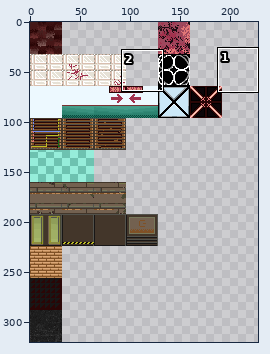
Sprite sheet -- Assets/Tiles/32 textures.png. The first picture is a wide view before the edit; the outline marks the close-up.
Close-up. As it was:
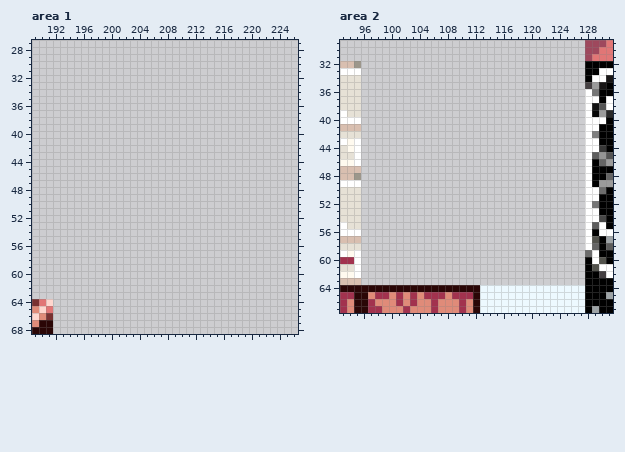
The file is 320x320 pixels. Colours within 5 levels of each other are drawn and written as one. Shown: area 1: x 189..226, y 27..68; area 2: x 93..131, y 29..67. The wide view leaves out empty margins. The commit also changed other parts of the picture, which this record leaves out.
Now the later version:
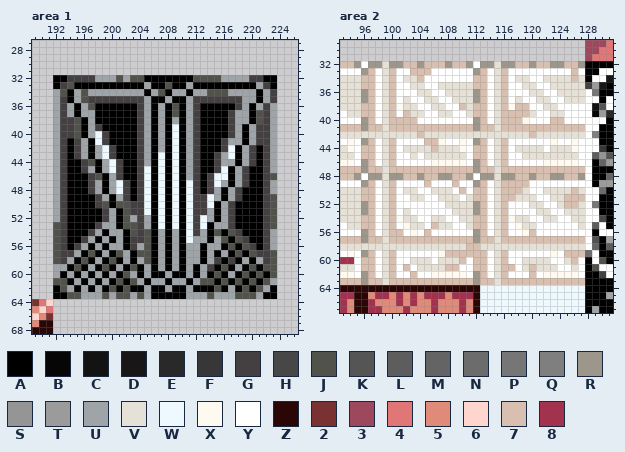
Palette (. is transparent): A #000000  B #060606  C #111111fc  D #181616  E #292929  F #373737  G #443f41  H #474747  J #52524c  K #555555  L #5d5d5d  M #646464  N #6c6c6c  P #767676  Q #7f7f7f  R #9d978b  S #959595  T #9b9b9b  U #9ea4a7  V #e6e1d6  W #edf9ff  X #fffaef  Y #ffffff  Z #2a0606  2 #793131  3 #9e485d  4 #e17676  5 #e08b79  6 #ffd6ce  7 #d9bfb0  8 #a2324e
The edit:
Changed rows in their new state; - is an unchanged pixel.
Area 1:
first column x 192:
32 AAGGGGUUUJUJJAAAAAAAJJJJUUUUGGAA
33 AGJAAAAAAAAAAUAAJAAUAAAAAAAAAUGA
34 UJAUJUUUUUUUUAUJAUUAUUJJJUUUUAUG
35 UGAUJGGGGGGGGUAAUAAUGGGGGGGUUAUG
36 UGUAUJAAAAAAGUAUAJAUGAAAAAGUAUGU
37 UGUAUUAAAAAAGUAUAJAUGAAAAGUUAJGU
38 UGGJAUAAAAAAGUAUAUAUGAAAAGUUAJGU
39 UGGJAUGAAAAAGUAUAWAUGAAAAGUAUGGU
40 UGGJAUWGAAAAGUAUAWAUGAAAAGUAUGGU
41 UGAGUAWGAAAAGUAUAWAUGAAAGUUAUGGU
42 UGAGUAUWGAAAGUAUAWAUGAAAGWAUGAGU
43 UGAGUAUWGAAAGUAWAWAUGAAGUWAUGAGU
44 UGAAGJAUWGAAGUAWAWAUGAAGUUAUGAGU
45 UGAAGUAUWGAAGWAWAWAUGAAGWAUGAAGU
46 UGAAAGJAUGAAGWAWAWAUGAGWWAUGAAGJ
47 UGAAAGUAUWGAGWAWAWAWGAGWUAUGAAGU
48 UGAAAGUAUWGAGWAWAWAWGAGUAUGAAAGU
49 UGAAAAGUAUGAGWAWAWAWGGWUAUGAAAGJ
50 UGAAAAGJAJJGGWAWAWAWGGWAUGAAAAGJ
51 UGAAAAAGUAJGGWAWAWAWGGUAUGAAAAGJ
52 UGAAAAAGUAJUGUAWAWAWGWUAUGAAAAGJ
53 JGAAAAGUUAJJGUAWAWAWGWAUUGAAAAGJ
54 JGAAAGUAUUAJGJAUAUAWGUAJAJGAAAGU
55 JGAAGUAUAUAGGJAUAUAWUUAUJAJGAAGU
56 JGAGUAUAUUAGUJAUAUAUUAUUAJAJGAGU
57 JGGUAJAUAJUAJJAUAUAUUAUAUAJAJGGJ
58 JGUAJAUAJAUAUJAUAUAUUAUGAGAUAUGJ
59 UUAJAUAJAUAJAUAUAUAUAUGAJAUAJAJJ
60 UAUAUAUAUAJUAUAAUAAUAUAJAUAJAJAJ
61 JJAUAUAUAJAJUAUUAUUAUJJAJAJAJAJU
62 AJUAUAUAJAJAAUAAUAAUAAAJAUAJAJUA
63 AAJJUUUJUJJUJUAAAAAUUUJUUUJJJUAA
Area 2:
first column x 96:
32 YRRVRR77R777R77RYRRVRR77R77RR77R
33 R7YV7YY777YYYYYYR7YV7YYYYYYYYY7Y
34 77YV7YVV7YYYYYYY77YV7YVVYYVVVV7V
35 77YV7YYVVYYVVVVV77YV7YYVVYYVVVVV
36 R7YV7YYYVVYYVVVVR7YV7YYYVVYYVVVV
37 R7YV7YVYYVVYYVVVR7YV7YVYYVVYYVVV
38 77YV7XVVYYVVYY7V77YV7X77YYVVYYYY
39 77YV7Y7VVYYVVYYV77YV7777VYYVVYYY
40 R7YV7777YYYYYYYYR7YV777XYYY77YYY
41 R77V777777777777R77V777777777777
42 VVVVVVVV7VVVVVVVVVVVVVVV7VVVVVVV
43 R7YV7YYYY77XYYXYR7YV7YYYYYYXYYXY
44 77YV7YVVVV7VVVXY77YV7YVVVVYVVVXY
45 77YV7YYVYVVVVVVY77YV7YYVVVVVVVVY
46 R7YV7YYYYYXXXXXYR7YV7YYYYYXXXXXY
47 R77V777777777777R77V777777777777
48 YRRVRR77R77RR77RYRRVRR77R77RR77R
49 R7YV7YYYY7YYY7YYR7YV7777YYYYYYYY
50 77YV7YVVYYVVVY7Y77YV777VYYVVVV7V
51 77YV7YYVVYYVVVYV77YV77VVVYYVV777
52 R7YV7YYYYYYYVVVVR7YV7YYYVVYYV77V
53 R7YV7YVYYYYYYVVVR7YV7YYYYVVYYVVV
54 77YV7XVVYYVVYYVV77YV7XVVYYVVYYVV
55 77YV7YXVVY7VVYYV77YV7YXVVYYYYYYV
56 R7YV77YXY7YYYYYYR7YV7YYX7YYYYYYY
57 R77V777777777777R77V777777777777
58 VVVVVVVVVVVVVVV77VVVVVVVVVVVVVVV
59 R7YV7YYYYYYX777777YV7YYYYYYXY777
60 77YV7YYVVVYVVV7Y77YV7YYVVVVYYV7Y
61 77YV7Y7YVVVV77YY77YV77YV7VVVYYVY
62 R7YV7YY7YYXXXXXYR7YV7YYY7YXXXXXY
63 R77V777777777777R77V777777777777
Pixel boxes of the changes (left, top, right, bottom) in both close-ups:
added: (53, 75, 277, 299)
added: (361, 61, 585, 285)
